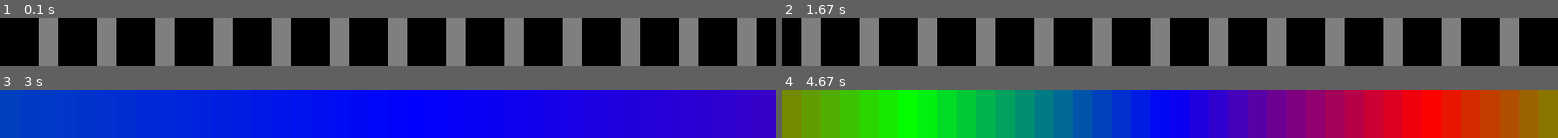
Above: before the commit, frames 1-4 (two rows, left to right).
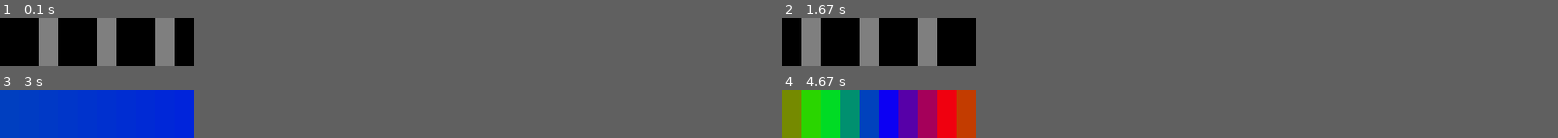
Above: after the commit, the same moments.

Repository: uozuAho/pilights
Game: pygame game, started from pixel_patterns/demo.py
The game is run twice, just before and just after one commit, with the same random seed, the same clock (stepped at 60 frames per second) and the same inputs.
Inputs:
- Up to frame 1 (0.1 s): no input
- Up to frame 2 (1.67 s): no input
- Up to frame 3 (3 s): no input
- Up to frame 4 (4.67 s): no input
In our replay, the window is 800x50 before the commit and 200x50 after it. These sizes can differ from the game's own. Grey fills any space a smaller window leaves; there, only what the larger window draws over its background counts as a difference.

The runs differ from the first frame. In frame 1, 25% of the frame differs, in the area x 27-98%, y 0-100%; in frame 2, 25%; in frame 3, 32%; in frame 4, 90%, in the area x 2-100%, y 0-100%.

Commit message:
docs, configurable num pixels in demo

Diff:
--- a/pixel_patterns/demo.py
+++ b/pixel_patterns/demo.py
@@ -28,7 +28,7 @@
 
     print('press ctrl-c to exit')
 
-    patterns = BunchOfPatterns()
+    patterns = BunchOfPatterns(args.num_pixels)
     displayer = create_displayer(patterns.generate)
     try:
         displayer.run()
@@ -42,8 +42,8 @@
 
     def parse_args(self):
         arg_parser = argparse.ArgumentParser(description=self.description)
-        arg_parser.add_argument('--num_pixels', help='number of pixels on the device', type=int)
-        arg_parser.add_argument('--device', help='set the display device (default: %(default)s)',
+        arg_parser.add_argument('-n', '--num_pixels', help='number of pixels on the device', type=int, default=10)
+        arg_parser.add_argument('-d', '--device', help='set the display device (default: %(default)s)',
             choices=['pygame', 'arduino', 'phat'],
             default='pygame')
         return arg_parser.parse_args()
--- a/pixel_patterns/pixel_strip_patterns.py
+++ b/pixel_patterns/pixel_strip_patterns.py
@@ -6,20 +6,17 @@
 from light_drivers.interfaces import Pixel
 
 
-NUM_PIXELS = 40
-
-
 class BunchOfPatterns: # implements Generator
 
-    def __init__(self):
+    def __init__(self, num_pixels):
         self.last_change_time = 0
-        self.current_generator = RainbowCycle(NUM_PIXELS)
+        self.current_generator = RainbowCycle(num_pixels)
         self.generator_idx = 0
         self.generators = [
-            lambda: ColorWiper(NUM_PIXELS, Pixel(0, 255, 0), 30),
-            lambda: TheatreChaser(NUM_PIXELS, Pixel(127, 127, 127), 50),
-            lambda: Rainbow(NUM_PIXELS),
-            lambda: RainbowCycle(NUM_PIXELS)
+            lambda: ColorWiper(num_pixels, Pixel(0, 255, 0), 30),
+            lambda: TheatreChaser(num_pixels, Pixel(127, 127, 127), 50),
+            lambda: Rainbow(num_pixels),
+            lambda: RainbowCycle(num_pixels)
         ]
 
     def generate(self):
Not shown, changed: readme.md
